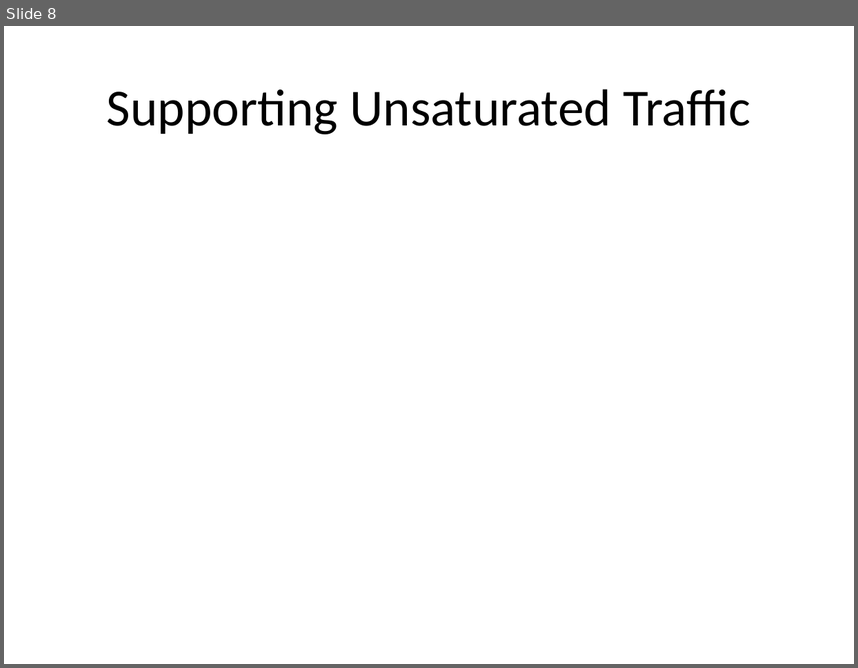
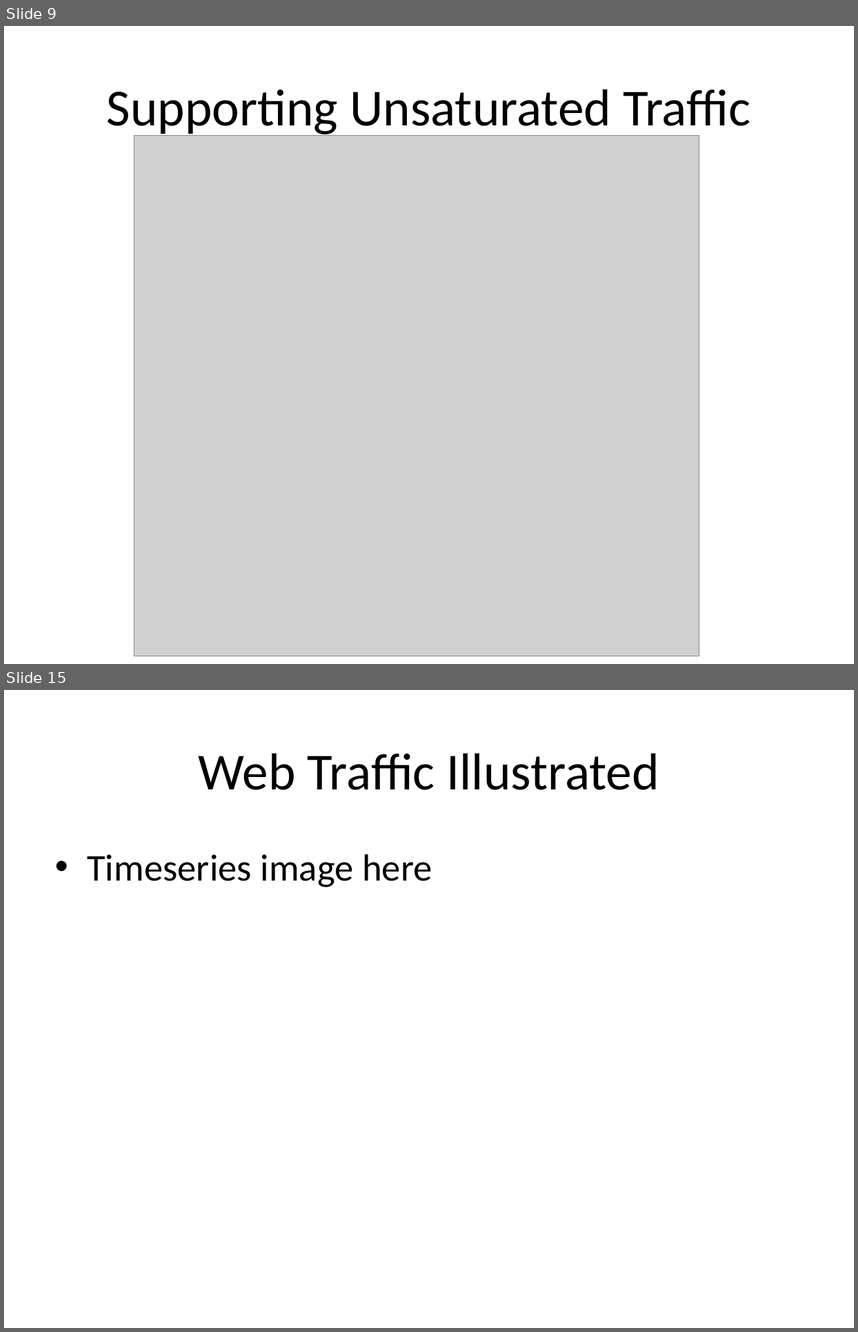
Before and after one commit to tamirh-uci/HeteroTrafficModels, a slide deck: presentation/slides.pptx. Shown one above the other, each under a label of ours: slide 8 before the commit, slides 9 and 15 after it; the slides between them are not shown. The pictures are 858x668 and 858x1332 pixels, drawn with LibreOffice and Linux fonts; fonts in the diff are those of the drawing; grey boxes stand for pictures. Boxes give left, top, right and bottom in pixels: in the first picture for what was removed or moved away, otherwise in the second. Text is boxed around its words. In the diff, an @@ line names an element or a change of style, - is before the commit and + after.

```diff
--- a/presentation/slides.pptx
+++ b/presentation/slides.pptx
@@ slide 15 added at box(4, 690, 854, 1328), background #FFFFFF @@
@@ title added at box(198, 753, 660, 790), 44 pt, text #000000 @@
+Web Traffic Illustrated
@@ text added at box(87, 854, 432, 887), 32 pt, text #000000 @@
+• Timeseries image here
@@ what was slide 8 is now slide 9 @@
@@ slide 9 changed as well @@
@@ picture added at box(134, 135, 700, 655) @@
```
Also in this commit, not shown: 6 other slides changed, 12 other slides added.
